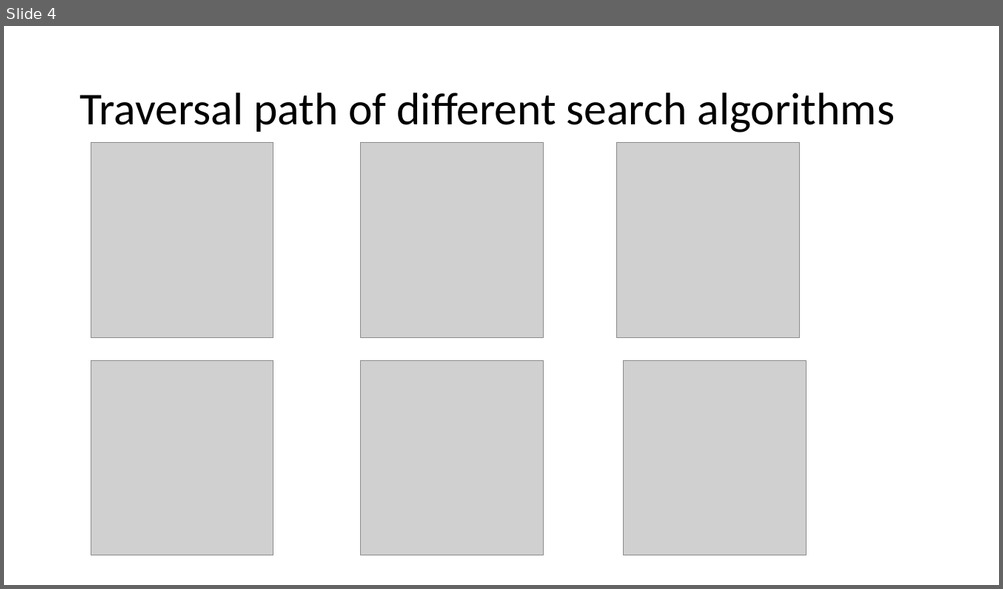
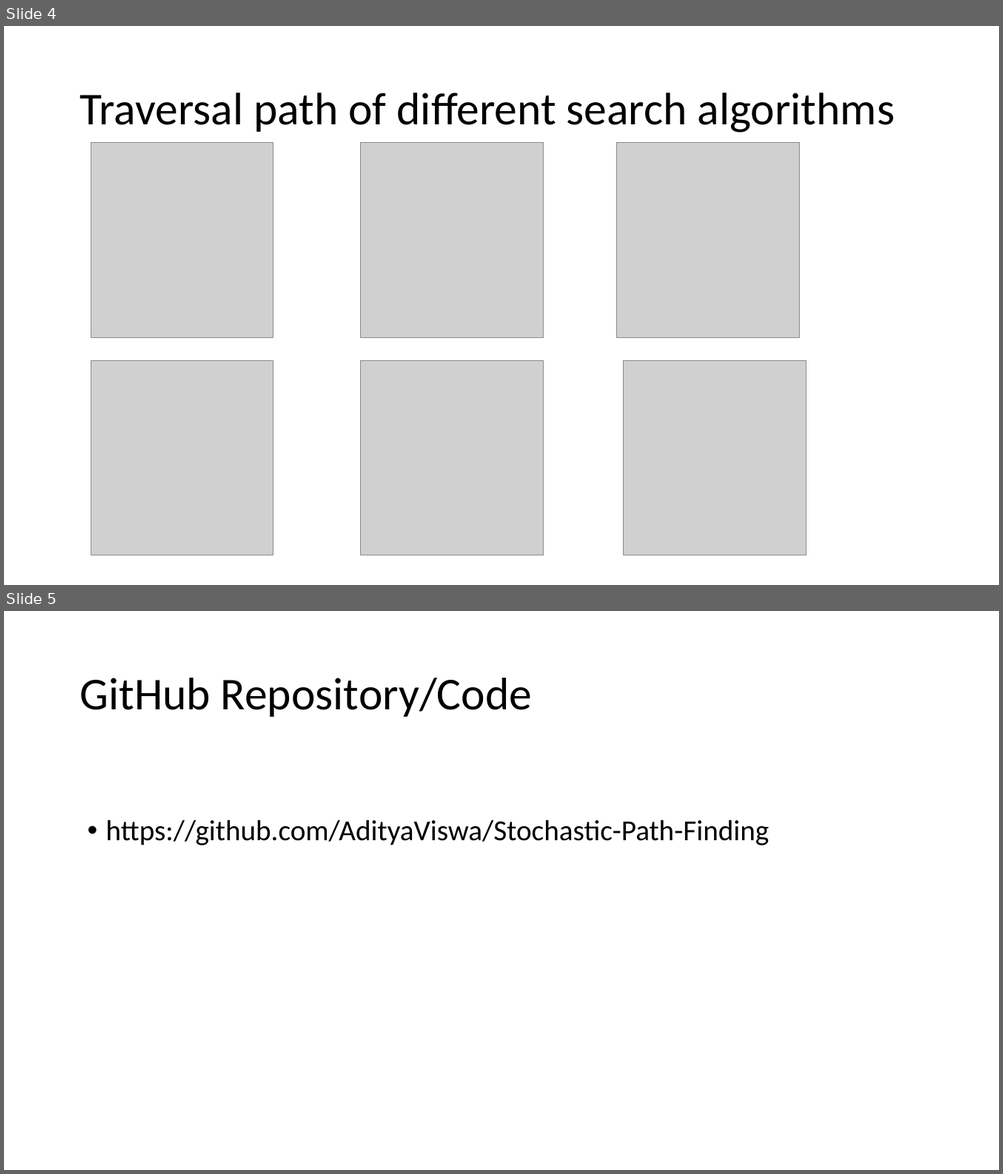
Before and after one commit to AdityaViswa/Stochastic-Path-Finding, a slide deck: Stochastic Path Finding.pptx. Shown one above the other, each under a label of ours: slide 4 before the commit, slides 4 and 5 after it. The pictures are 1003x589 and 1003x1174 pixels, drawn with LibreOffice and Linux fonts; fonts in the diff are those of the drawing; grey boxes stand for pictures. Boxes give left, top, right and bottom in pixels: in the first picture for what was removed or moved away, otherwise in the second. Text is boxed around its words. In the diff, an @@ line names an element or a change of style, - is before the commit and + after.

Commit message:
Added Github link to PPT

```diff
--- a/Stochastic Path Finding.pptx
+++ b/Stochastic Path Finding.pptx
@@ slide 5 added at (4,611,999,1170), background #FFFFFF @@
@@ title added at (79,678,532,717), 44 pt, text #000000 @@
+GitHub Repository/Code
@@ text added at (106,820,769,846), 28 pt, text #000000 @@
+• https://github.com/AdityaViswa/Stochastic-Path-Finding
```
